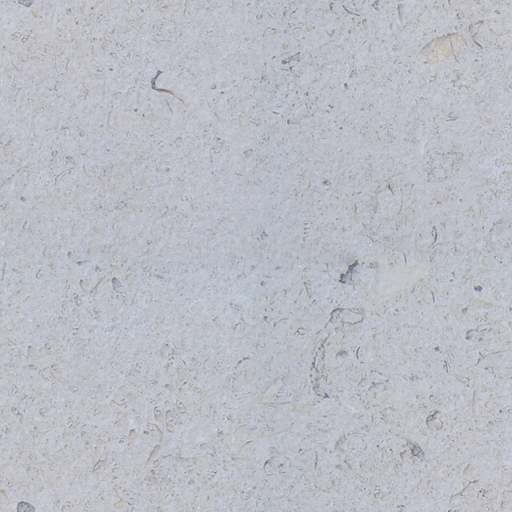
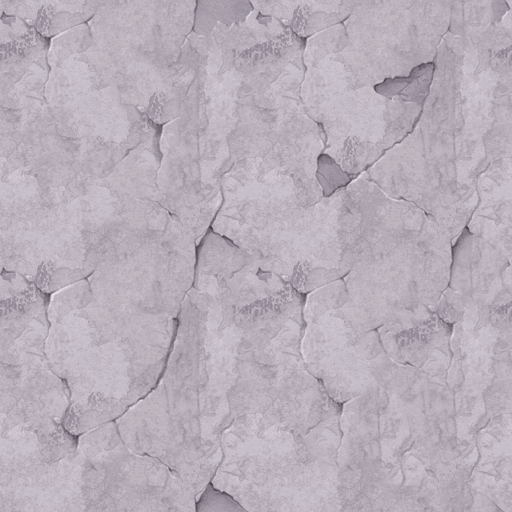
Two versions of the same layered image (512x512). Layer-by-layer changes:
added layer "Layer 10 copy" above "Layer 5" over (0, 0, 512, 512)
